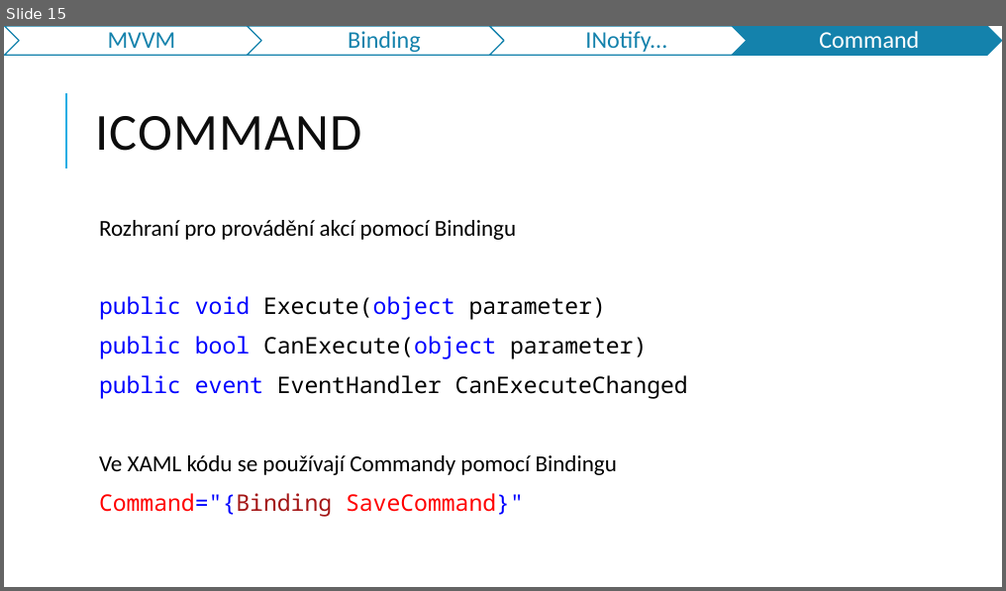
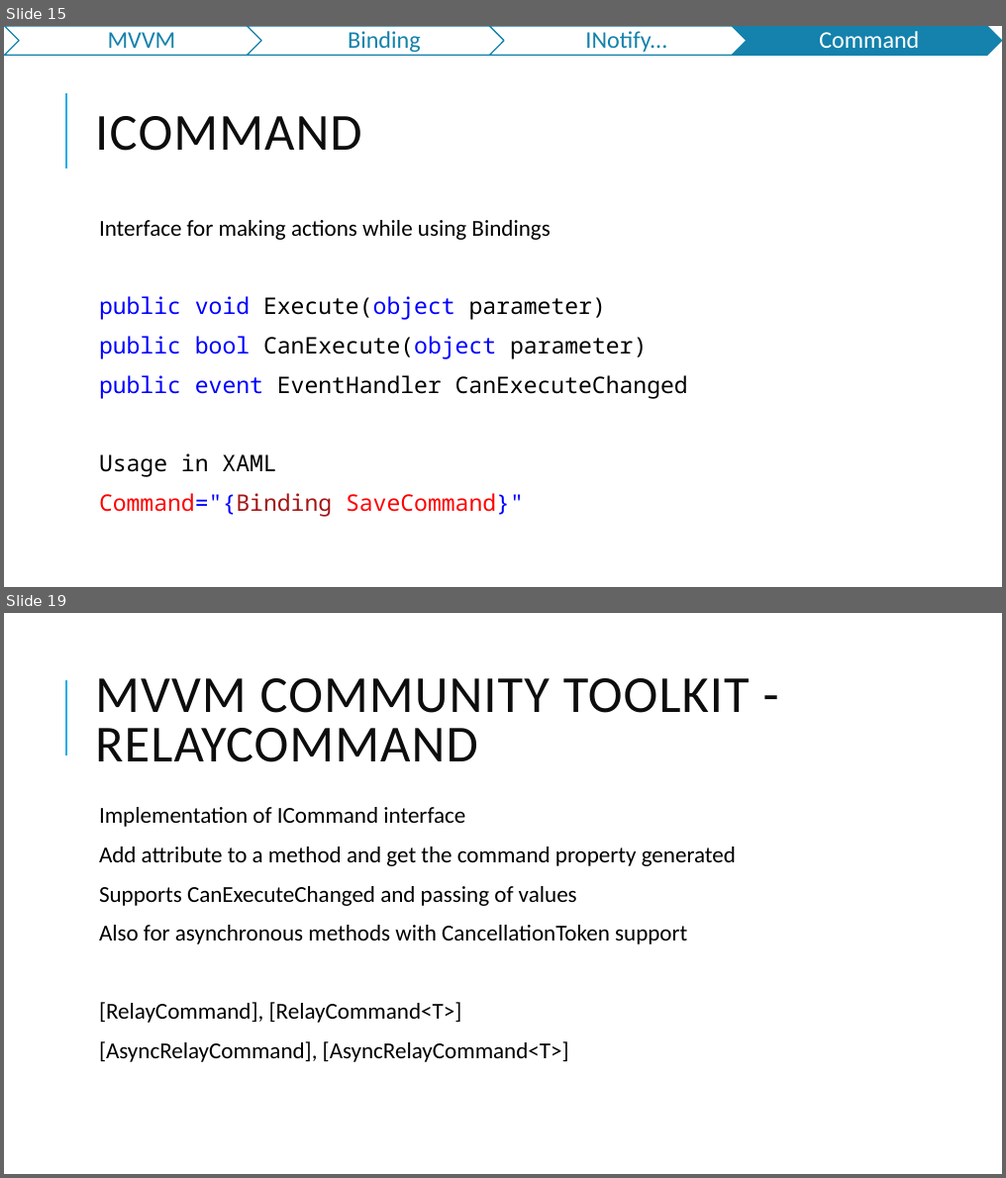
Before and after one commit to jasho/pv239-maui, a slide deck: 03_MVVM/PV239-Xamarin-03_MVVM.pptx. Shown one above the other, each under a label of ours: slide 15 before the commit, slides 15 and 19 after it; the slides between them are not shown. The pictures are 1006x591 and 1006x1178 pixels, drawn with LibreOffice and Linux fonts; fonts in the diff are those of the drawing. Boxes give left, top, right and bottom in pixels: in the first picture for what was removed or moved away, otherwise in the second. Text is boxed around its words. In the diff, an @@ line names an element or a change of style, - is before the commit and + after.

```diff
--- a/03_MVVM/PV239-Xamarin-03_MVVM.pptx
+++ b/03_MVVM/PV239-Xamarin-03_MVVM.pptx
@@ slide 19 added at (4,613,1002,1174), background #FFFFFF; not listed: 1 template element that a slide beside it also shows @@
@@ title added at (95,678,749,762), 50 pt, text #0D0D0D @@
+MVVM COMMUNITY TOOLKIT - RELAYCOMMAND
@@ text added at (99,807,736,1062), 22 pt, text #000000 @@
+  Implementation of ICommand interface
+  Add attribute to a method and get the command property generated
+  Supports CanExecuteChanged and passing of values
+  Also for asynchronous methods with CancellationToken support
+  [RelayCommand], [RelayCommand<T>]
+  [AsyncRelayCommand], [AsyncRelayCommand<T>]
@@ slide 15 changed as well @@
@@ text at (99,220,549,240): text changed @@
-  Rozhraní pro provádění akcí pomocí Bindingu
+  Interface for making actions while using Bindings
@@ text at (99,454,276,477): text changed; font Calibri to Noto Sans Mono @@
-  Ve XAML kódu se používají Commandy pomocí Bindingu
+  Usage in XAML
```
Also in this commit, not shown: 16 other slides changed, 5 other slides added, 9 slides removed.
